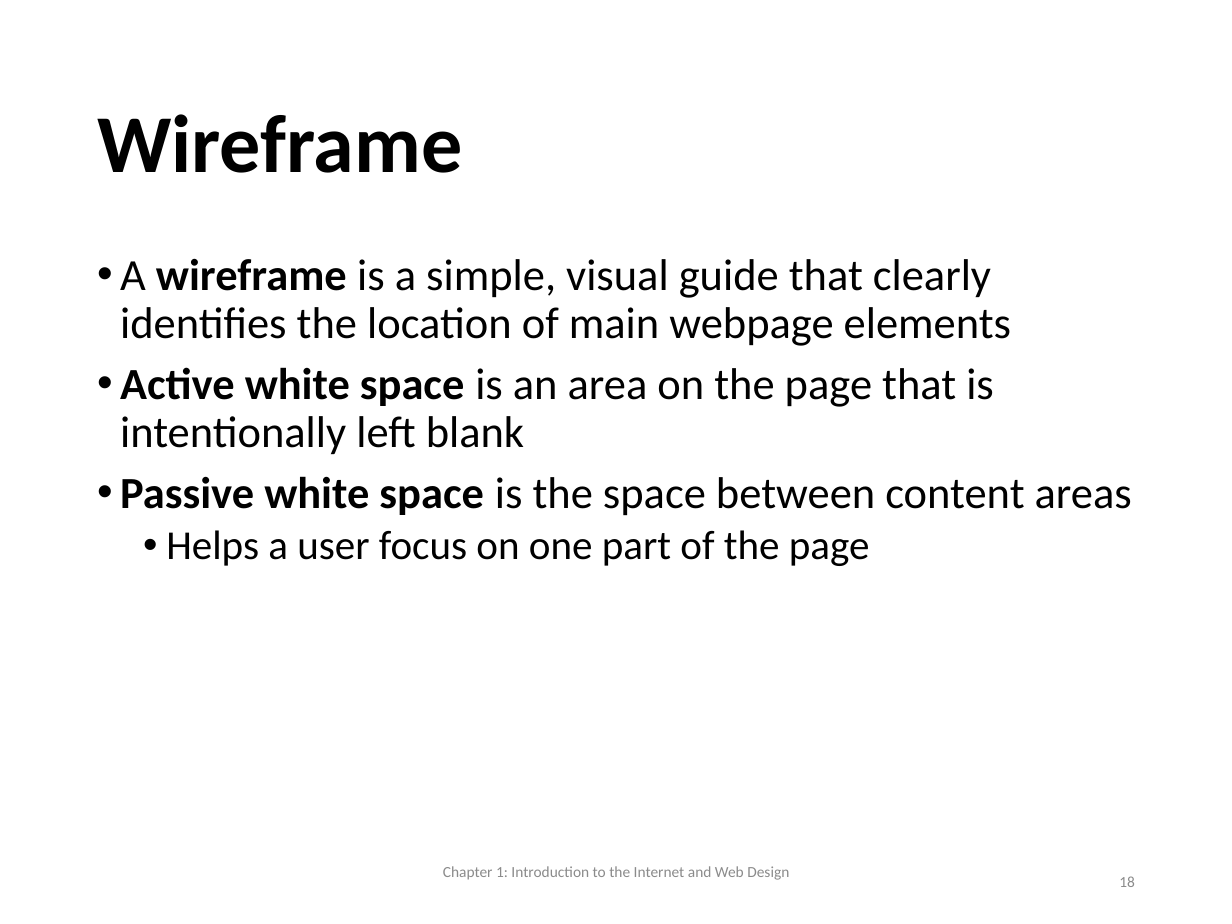
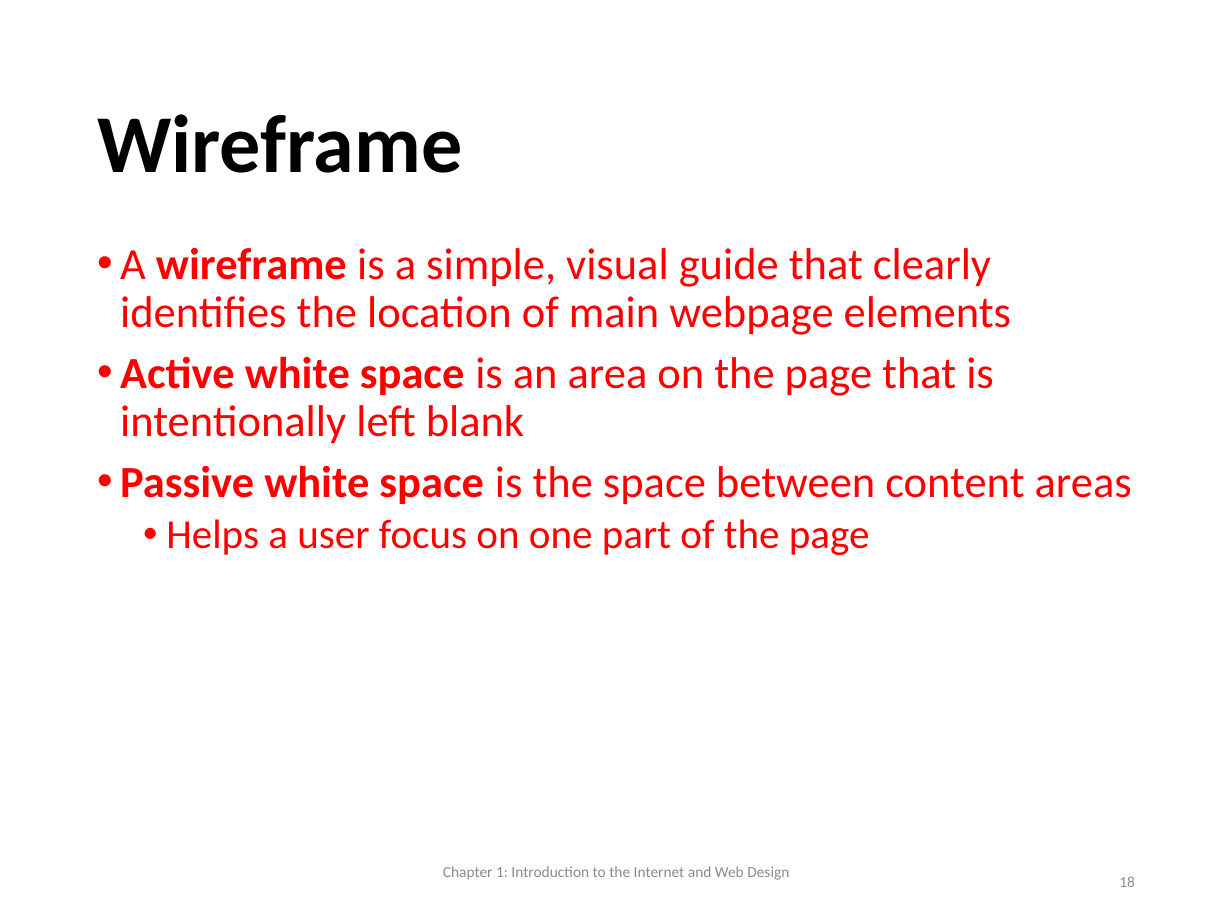
Before and after one commit to shyed2001/Utsho, a slide deck: slide 18 of WPDD202/Chapter 01.pptx. Drawn at 1232x924 pixels with LibreOffice and Linux fonts; fonts in the diff are those of the drawing; background and template pictures are left out. Boxes give left, top, right and bottom in pixels: in the first picture for what was removed or moved away, otherwise in the second. Text is boxed around its words. In the diff, an @@ line names an element or a change of style, - is before the commit and + after.

```diff
--- a/WPDD202/Chapter 01.pptx
+++ b/WPDD202/Chapter 01.pptx
@@ text "A wireframe is a simple, ...": place and size @@
-text "A wireframe is a simple, ..." at [120, 258, 1132, 566]
+text "A wireframe is a simple, ..." at [120, 247, 1132, 555]
@@ text "A wireframe is a simple, ..." at [120, 247, 1132, 555]: text colour #000000 to #FF0000 @@
```
Also in this commit, not shown: 13 other slides changed.
